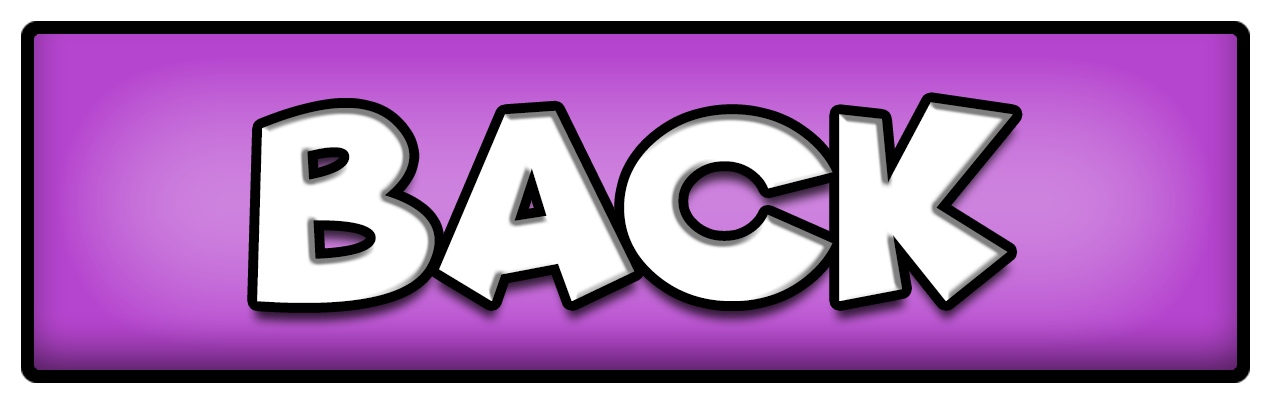
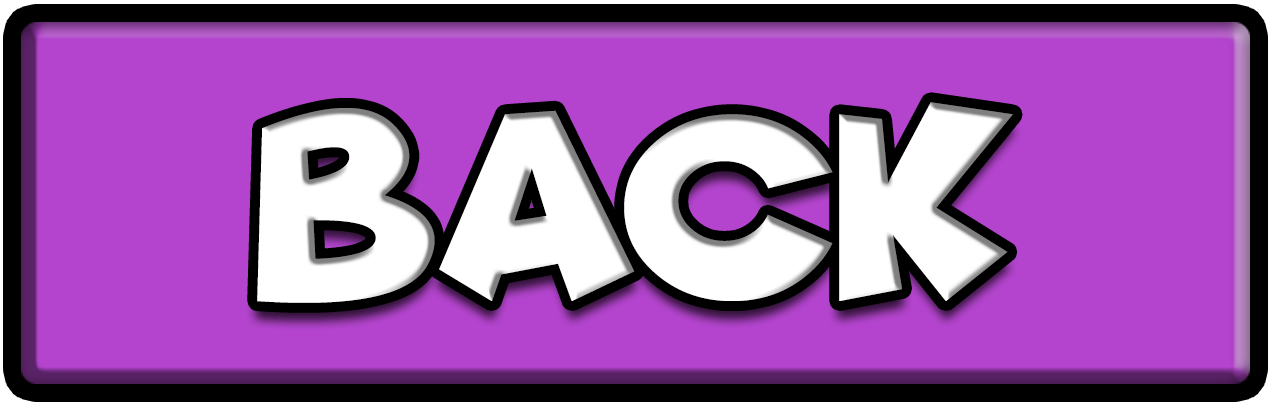
Revision of a layered 1272 × 407 image; what changed, layer by layer:
renamed "Layer 0" to "Rounded Rectangle 1", painted on it over [21, 21, 1250, 384]
